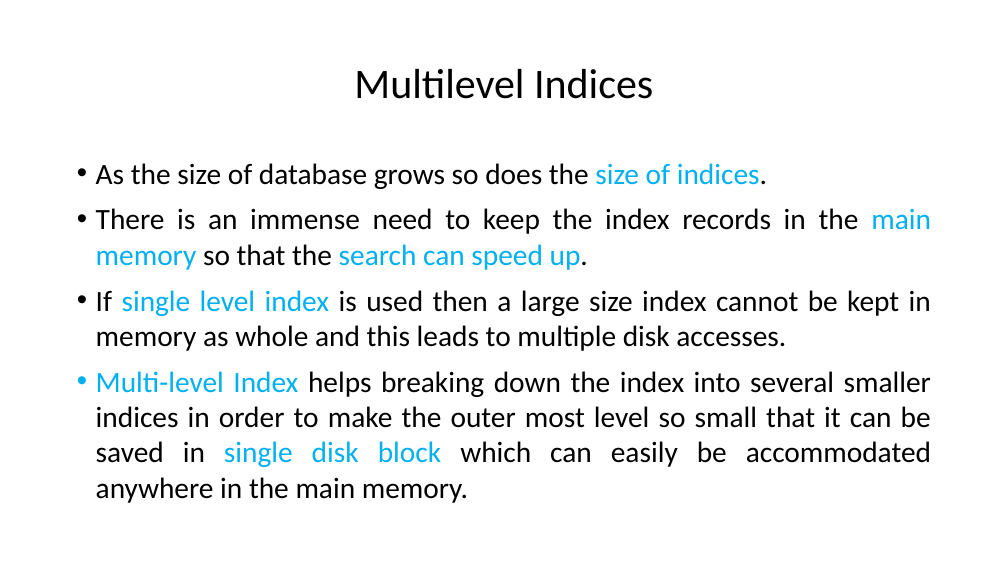
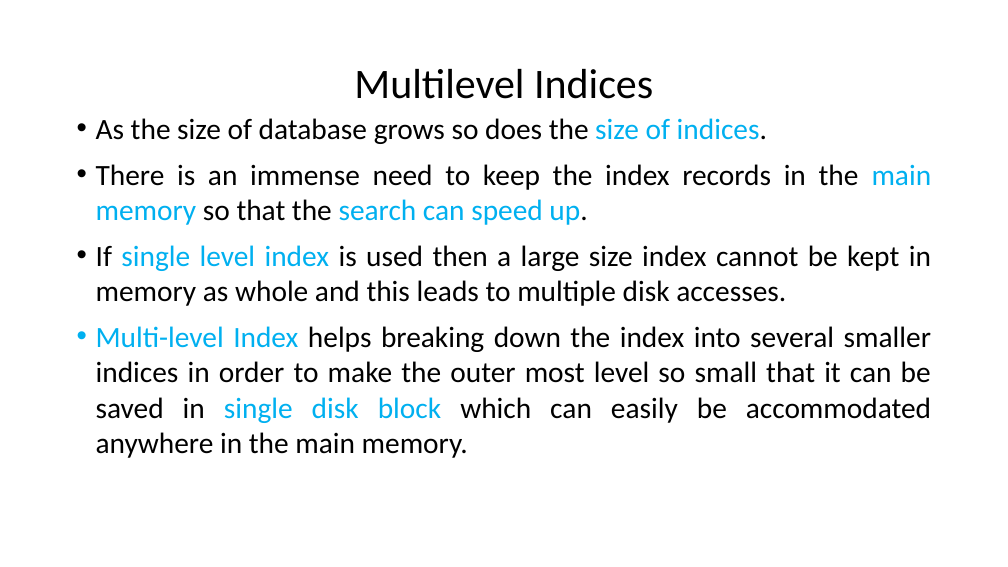
Before and after one commit to abhishek2x/VIT-Bhopal-Academics, a slide deck: slide 14 of Sem 4/DBMS/Material/UNIT 4/indexing.pptx. Drawn at 1008x567 pixels with LibreOffice and Linux fonts; fonts in the diff are those of the drawing. Boxes give left, top, right and bottom in pixels: in the first picture for what was removed or moved away, otherwise in the second. Text is boxed around its words. In the diff, an @@ line names an element or a change of style, - is before the commit and + after.

Commit message:
indexing and concurrency

```diff
--- a/Sem 4/DBMS/Material/UNIT 4/indexing.pptx
+++ b/Sem 4/DBMS/Material/UNIT 4/indexing.pptx
@@ text "As the size of database ...": place and size @@
-text "As the size of database ..." at bbox=[96, 163, 931, 503]
+text "As the size of database ..." at bbox=[96, 118, 932, 458]
```
Also in this commit, not shown: 3 other slides changed, 1 other file.
